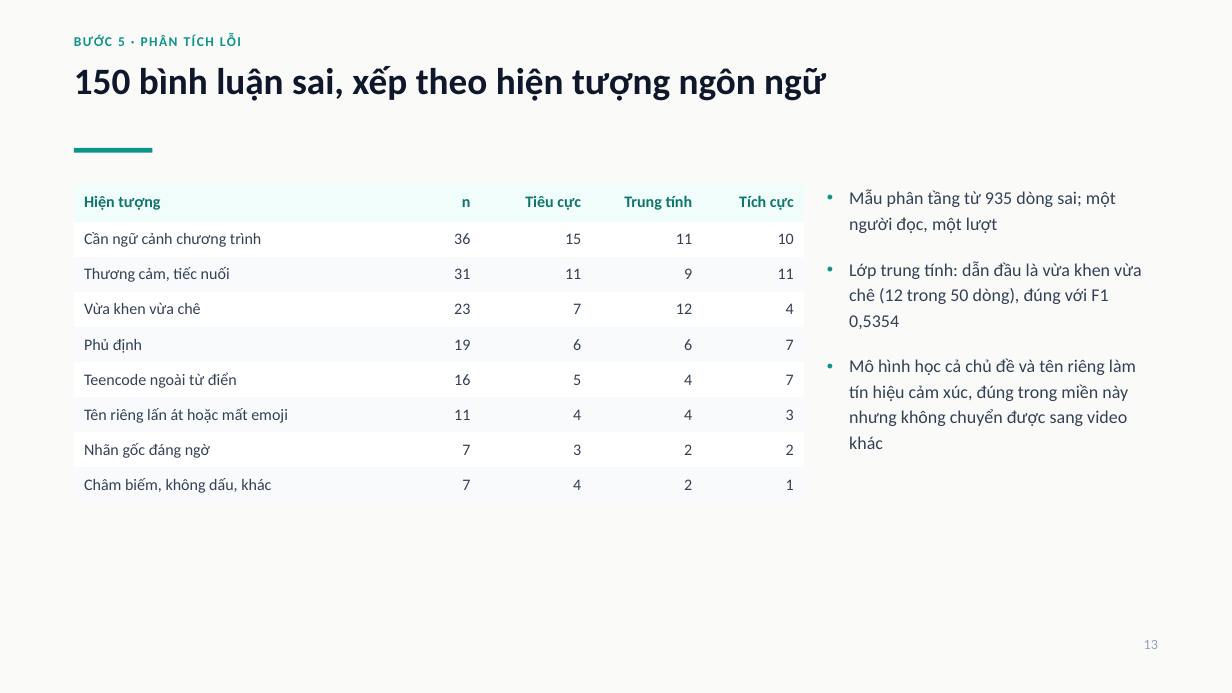
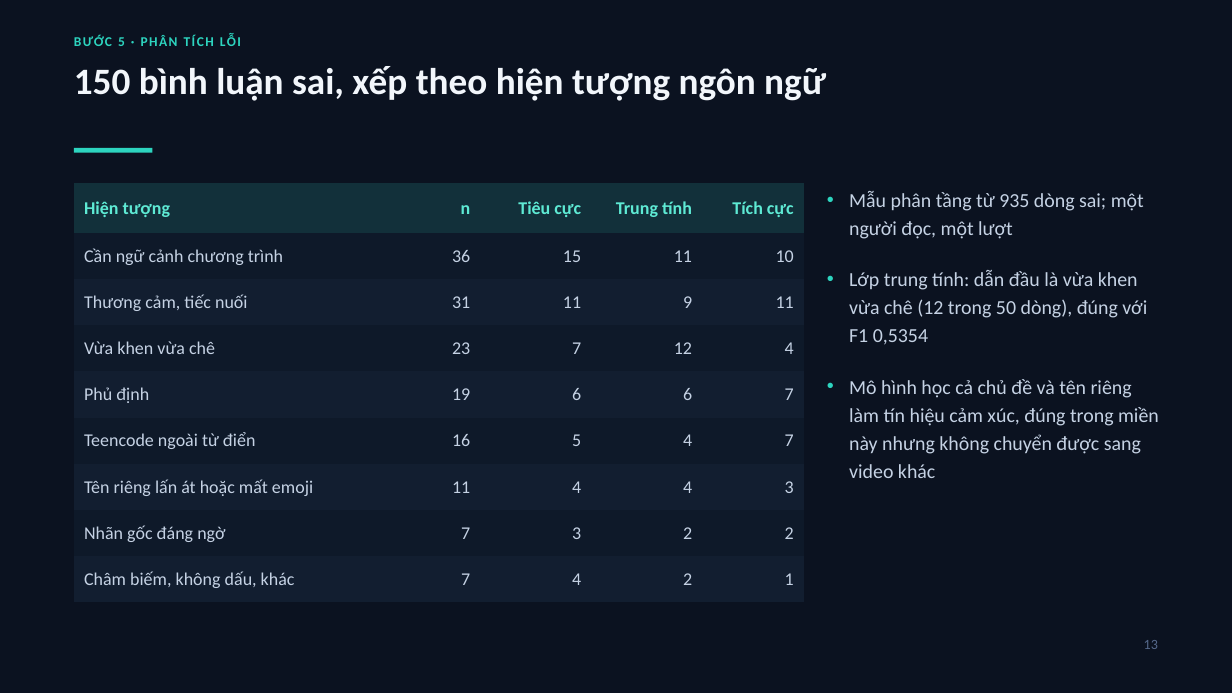
Before and after one commit to Phuhieu24/NLP_PhanTichBinhLuanYoutube, a slide deck: slide 13 of report/CS221_slide.pptx. Drawn at 1232x693 pixels with LibreOffice and Linux fonts; fonts in the diff are those of the drawing. Boxes give left, top, right and bottom in pixels: in the first picture for what was removed or moved away, otherwise in the second. Text is boxed around its words. In the diff, an @@ line names an element or a change of style, - is before the commit and + after.

Commit message:
feat(slides): đổi bài thuyết trình sang tông tối, sơ đồ phủ kín khung hình
Nền #0B1220, chữ gần trắng, nhấn xanh ngọc #2DD4BF: khi chia sẻ qua màn hình họp
thì nền sáng bị chói và chữ xám nhạt khó đọc.

Hai slide sơ đồ (pipeline, quy trình đánh giá) bỏ tiêu đề và phủ kín 13,333 x 7,5
inch, vì bản thân sơ đồ đã có tiêu đề và tỉ lệ đúng 16:9. Ma trận nhầm lẫn, ảnh
ứng dụng, bảng và cỡ chữ ở các slide còn thưa được phóng to cho vừa khung hình.

```diff
--- a/report/CS221_slide.pptx
+++ b/report/CS221_slide.pptx
@@ background #FAFAF9 to #0B1220 @@
@@ text "BƯỚC 5 · PHÂN TÍCH ..." at bbox=[118, 37, 932, 210]: text colour #0D9488 to #2DD4BF @@
@@ text "150 bình luận sai, xếp ..." at bbox=[74, 66, 826, 101]: text colour #0F172A to #F2F6FB @@
@@ rectangle at bbox=[74, 148, 152, 152]: fill #0D9488 to #2DD4BF @@
@@ table at bbox=[74, 183, 804, 603] @@
@@ fill #F0FDFA to #12303A in row 1 @@
@@ fill #FFFFFF to #0E1929 in 20 cells @@
@@ fill #F8FAFC to #121E30 in 20 cells @@
@@ size 12.5 to 14 pt @@
@@ text colour #0F766E to #5EEAD4 in "Hiện tượng", "n", "Tiêu cực", "Trung tính" and 1 more places @@
@@ text colour #334155 to #C5D2E4 in "Cần ngữ cảnh chương trình", "36", "15", "11" and 36 more places @@
@@ text "Mẫu phân tầng từ 935 ..." at bbox=[849, 191, 1159, 478]: size 14 to 15.5 pt, text colour #334155 to #C5D2E4; more space between paragraphs; bullet colour #0D9488 to #2DD4BF @@
@@ text "13" at bbox=[1144, 640, 1158, 649]: text colour #94A3B8 to #55688A @@
```
Also in this commit, not shown: 15 other slides changed, 2 slides added, 2 slides removed, 1 other file.
